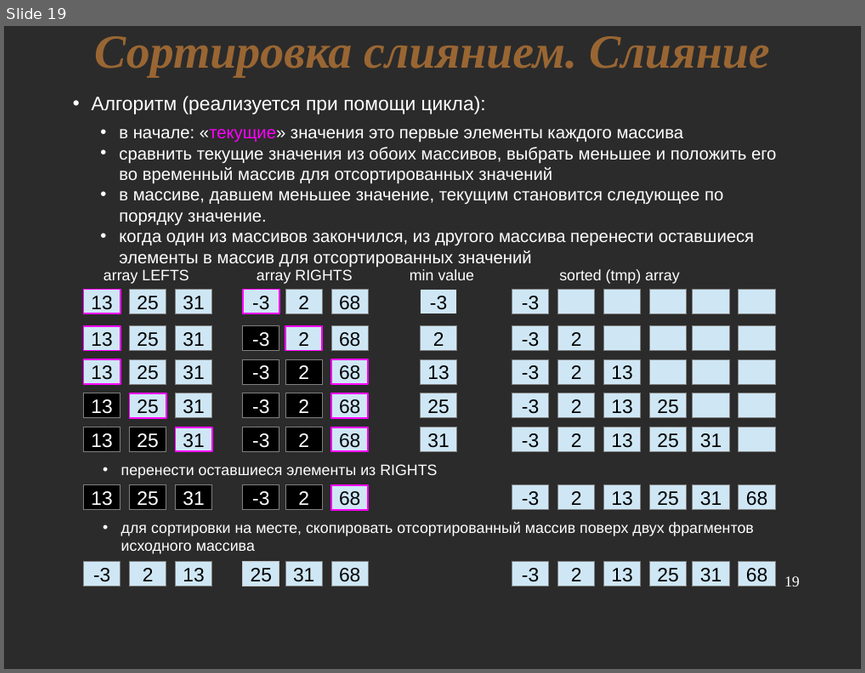
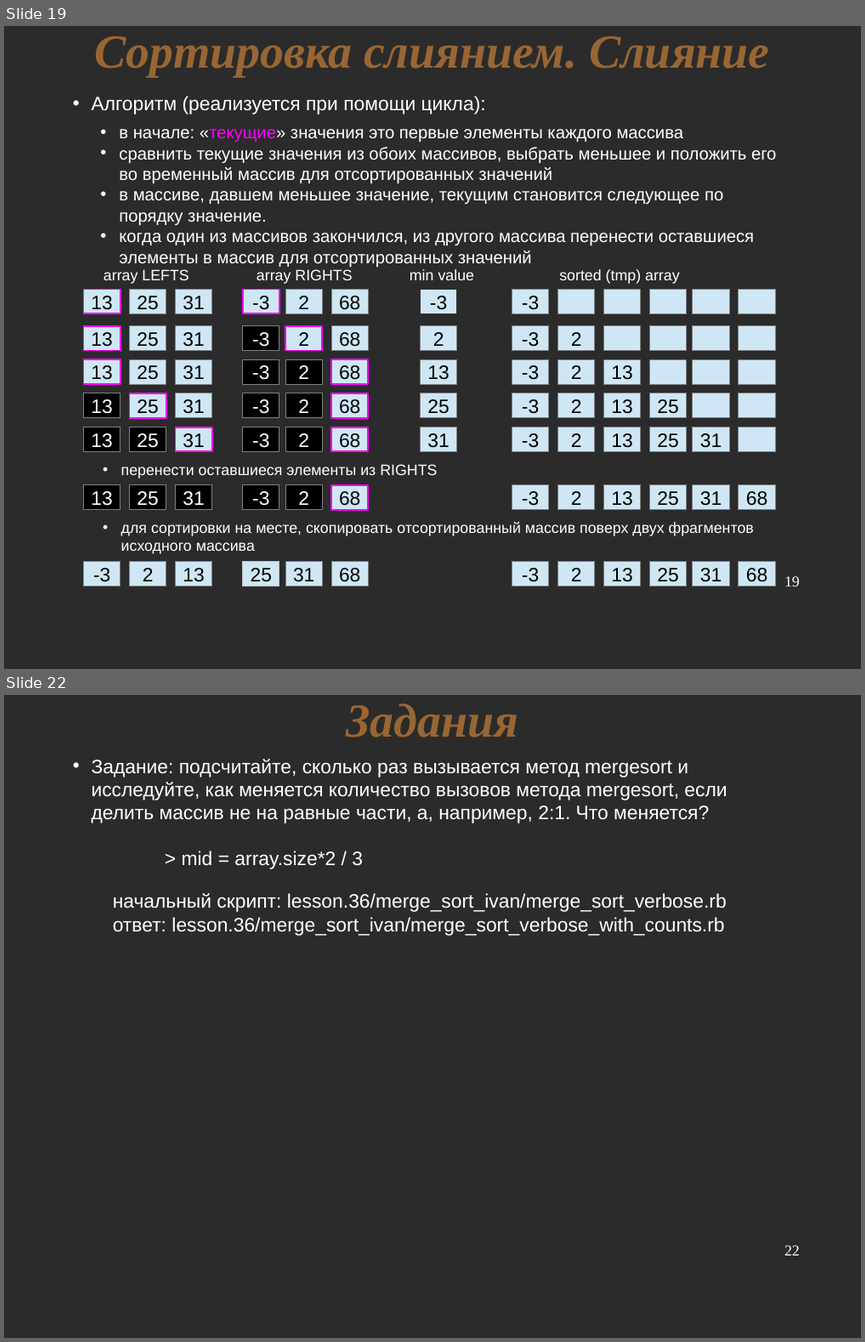
Before and after one commit to nkrot/rufsl, a slide deck: lectures/sorting.odp. Shown one above the other, each under a label of ours: slide 19 before the commit, slides 19 and 22 after it; the slides between them are not shown. The pictures are 865x673 and 865x1342 pixels, drawn with LibreOffice and Linux fonts; fonts in the diff are those of the drawing; background and template pictures are left out; a plain dark background stands for a picture behind light text. Boxes give left, top, right and bottom in pixels: in the first picture for what was removed or moved away, otherwise in the second. Text is boxed around its words. In the diff, an @@ line names an element or a change of style, - is before the commit and + after.

Commit message:
more tasks on merge sort

```diff
--- a/lectures/sorting.odp
+++ b/lectures/sorting.odp
@@ slide 22 added at box(4, 695, 861, 1338), background picture (left out) @@
@@ title added at box(346, 703, 518, 737), 44 pt, text #996633, bold, italic @@
+Задания
@@ text added at box(92, 759, 726, 823), 18 pt, text #FFFFFF @@
+• Задание: подсчитайте, сколько раз вызывается метод mergesort и исследуйте, как меняется количество вызовов метода mergesort, если делить массив не на равные части, а, например, 2:1. Что меняется?
@@ text added at box(182, 851, 363, 869), 18 pt, text #FFFFFF @@
+> mid = array.size*2 / 3
@@ text added at box(113, 893, 726, 936), 18 pt, text #FFFFFF @@
+начальный скрипт: lesson.36/merge_sort_ivan/merge_sort_verbose.rb
+ответ: lesson.36/merge_sort_ivan/merge_sort_verbose_with_counts.rb
@@ page number added at box(784, 1245, 800, 1255), 14 pt, text #FFFFFF @@
+22
```
Also in this commit, not shown: 1 slide changed, 2 other slides added, 5 other files.
